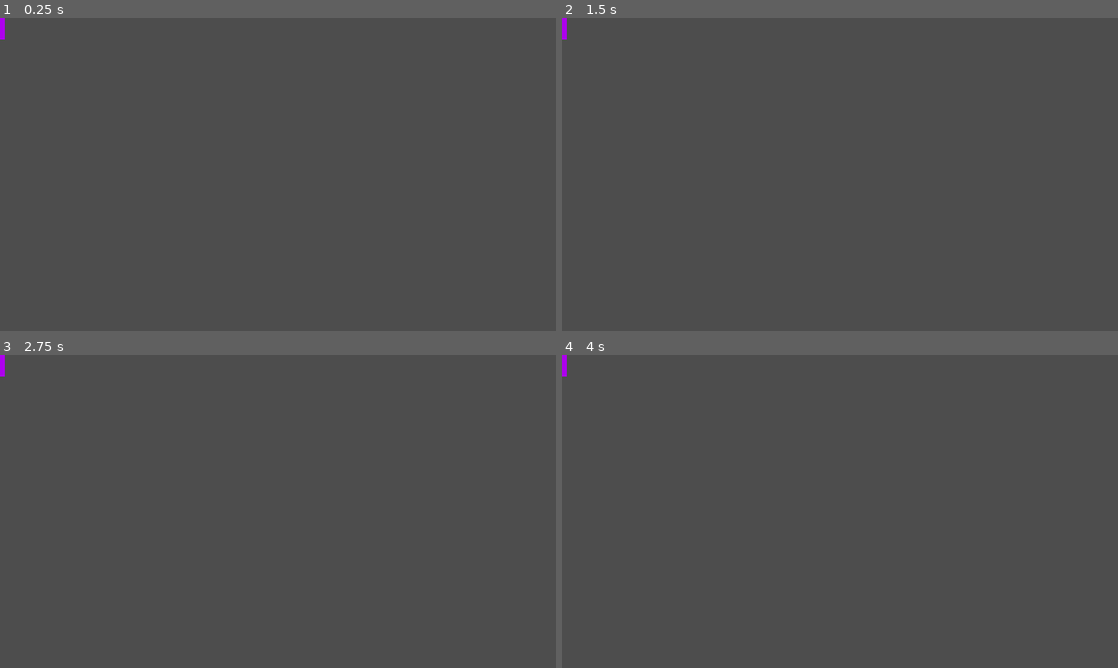
Above: before the commit, frames 1-4 (two rows, left to right).
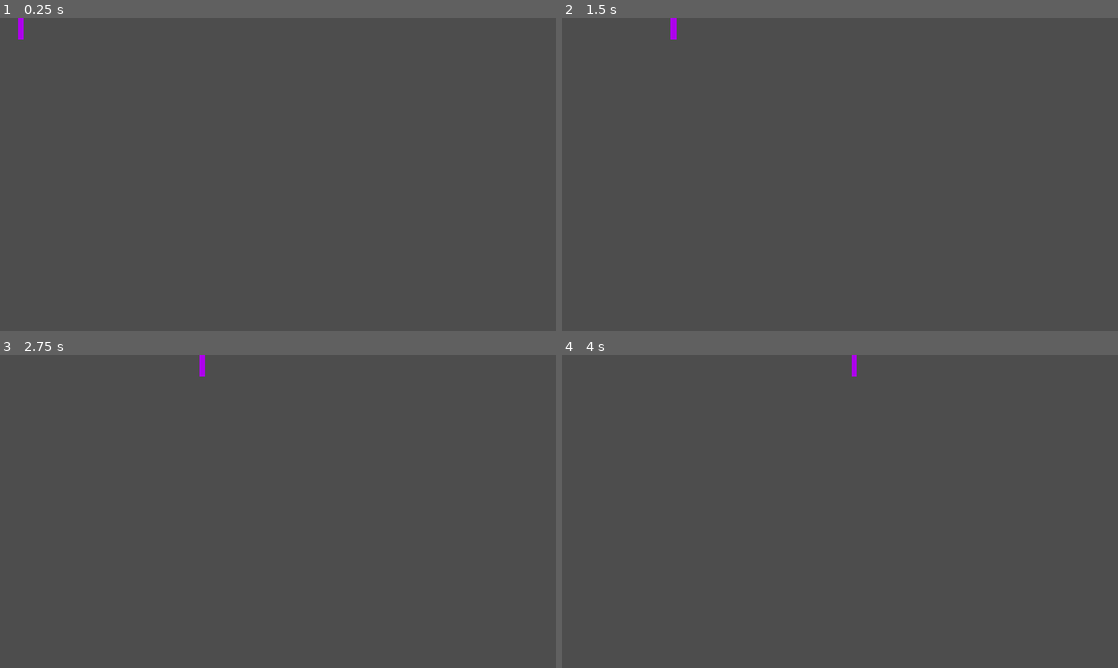
Above: after the commit, the same moments.

Repository: zelder-bit/gd-py-learn
Game: Godot game, scene res://main.tscn
Same seed, same stepped clock (60 frames per second), same inputs: the game is played once before the commit and once after it.
Inputs:
- Up to frame 1 (0.25 s): no input
- Up to frame 2 (1.5 s): no input
- Up to frame 3 (2.75 s): no input
- Up to frame 4 (4 s): no input

The runs differ from the first frame. In frame 1, 0.1% of the frame differs, in the area x 0-5%, y 0-7%; in frame 2, 0.1%, in the area x 0-21%, y 0-7%; in frame 3, 0.1%; in frame 4, 0.1%.

Commit message:
Lesson 1 - should be done...

Diff:
--- a/projects/01-pong/color_rect.gd
+++ b/projects/01-pong/color_rect.gd
@@ -1,12 +1,12 @@
 extends ColorRect
 
+@export_range(50,250,25) var speed := 200
 
 # Called when the node enters the scene tree for the first time.
 func _ready() -> void:
 	print('Ready')
-	pass # Replace with function body.
 
 
 # Called every frame. 'delta' is the elapsed time since the previous frame.
 func _process(delta: float) -> void:
-	pass
+	position += delta * (Vector2.RIGHT * speed)
--- a/projects/01-pong/main.tscn
+++ b/projects/01-pong/main.tscn
@@ -9,3 +9,4 @@
 offset_bottom = 72.0
 color = Color(0.6828786, 0.0028052528, 0.929351, 1)
 script = ExtResource("1_ig7tw")
+speed = 250
--- /dev/null
+++ b/projects/01-pong/sprite_2d.gd
@@ -0,0 +1,17 @@
+extends Sprite2D
+
+var speed = 400
+
+var angular_speed = PI
+
+
+# Called when the node enters the scene tree for the first time.
+func _ready() -> void:
+	pass # Replace with function body.
+
+func _process(delta):
+	rotation += angular_speed * delta
+	var velocity = Vector2.UP.rotated(rotation) * speed
+	var testing = str(Vector2.UP.rotated(rotation))
+	print('What is Vector2.UP.rotated(rotation)' + testing)
+	position += velocity * delta
--- /dev/null
+++ b/projects/01-pong/sprite_2d.tscn
@@ -0,0 +1,9 @@
+[gd_scene format=3 uid="uid://u5k5qawodmv5"]
+
+[ext_resource type="Texture2D" uid="uid://b2ilf6om1xx0g" path="res://icon.svg" id="1_mehiu"]
+[ext_resource type="Script" uid="uid://bwu1hvtjtvx5x" path="res://sprite_2d.gd" id="2_lt4yx"]
+
+[node name="Sprite2D" type="Sprite2D" unique_id=983045269]
+position = Vector2(930, 519)
+texture = ExtResource("1_mehiu")
+script = ExtResource("2_lt4yx")
--- /dev/null
+++ b/projects/01-pong/throwaway.tscn
@@ -0,0 +1,3 @@
+[gd_scene format=3 uid="uid://klf1pvt4tdgr"]
+
+[node name="Throwaway" type="Node2D" unique_id=394735639]
Not shown, added: projects/01-pong/sprite_2d.gd.uid
Not shown, changed: PROGRESS.md
Not shown, changed: modules/01-godot-pong/01-editor-scene-tree-gdscript.md
Not shown, changed: modules/01-godot-pong/02-input-and-paddles.md
Not shown, changed: modules/01-godot-pong/03-ball-velocity-and-walls.md
Not shown, changed: modules/01-godot-pong/04-paddle-collisions.md
Not shown, changed: modules/01-godot-pong/05-goals-scoring-signals.md
Not shown, changed: modules/01-godot-pong/06-game-states-and-cpu.md
Not shown, changed: modules/01-godot-pong/07-polish-and-review.md
